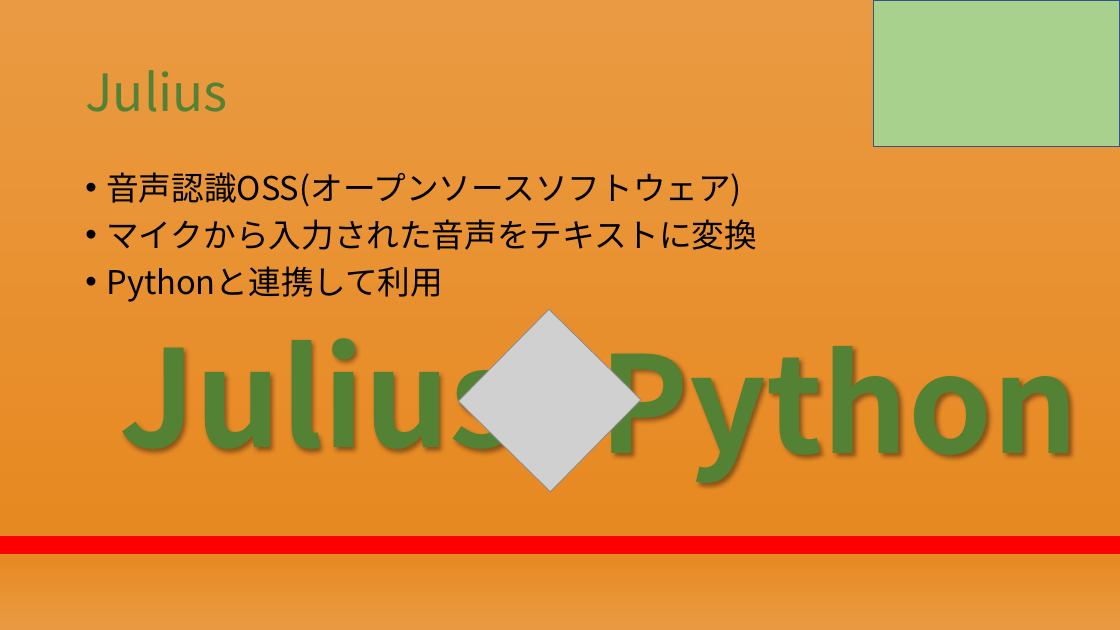
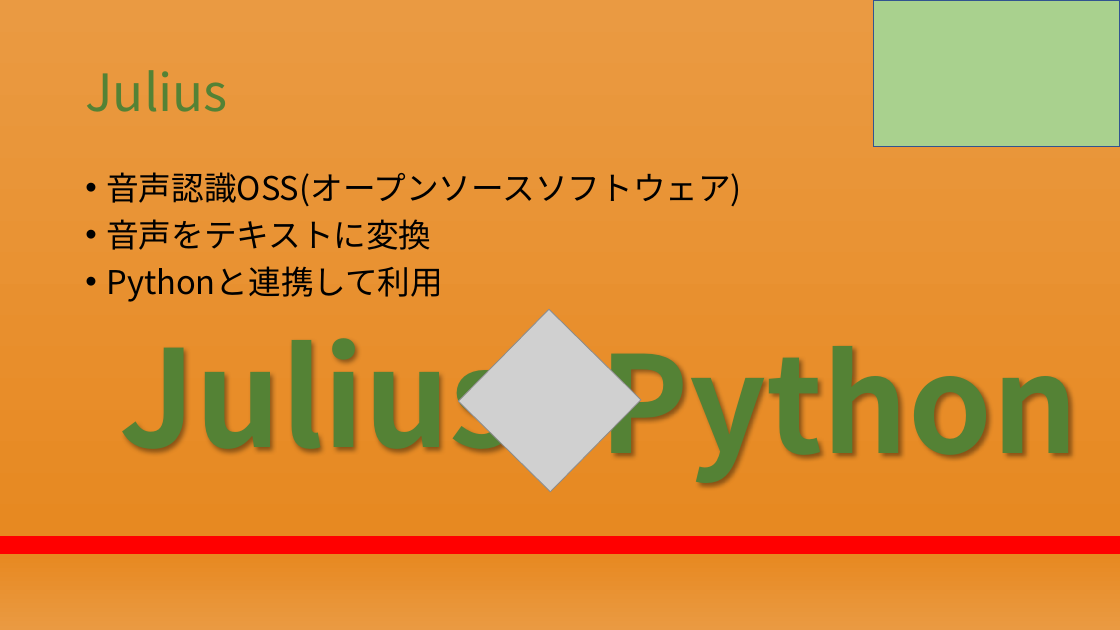
Before and after one commit to RikiishiSuzunosuke/AIspeaker_yosie, a slide deck: slide 4 of presentation/第二回プレゼン_アウトライン.pptx. Drawn at 1120x630 pixels with LibreOffice and Linux fonts; fonts in the diff are those of the drawing; grey boxes stand for pictures. Boxes give left, top, right and bottom in pixels: in the first picture for what was removed or moved away, otherwise in the second. Text is boxed around its words. In the diff, an @@ line names an element or a change of style, - is before the commit and + after.

```diff
--- a/presentation/第二回プレゼン_アウトライン.pptx
+++ b/presentation/第二回プレゼン_アウトライン.pptx
@@ text at bbox=[106, 219, 431, 250]: text changed @@
-• マイクから入力された音声をテキストに変換
+• 音声をテキストに変換
```
Also in this commit, not shown: 13 other slides changed, 2 slides added, 1 slide removed.
